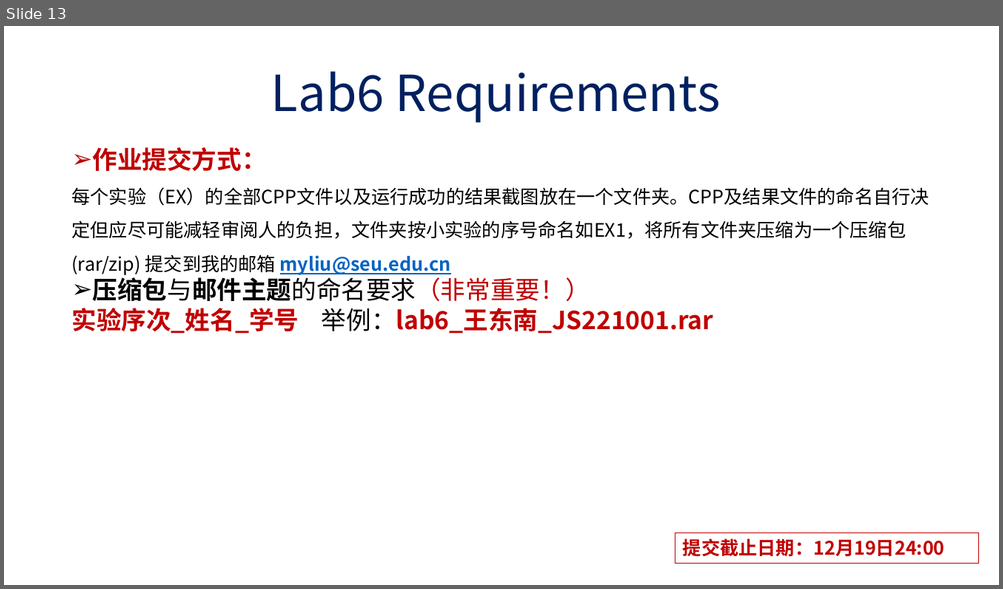
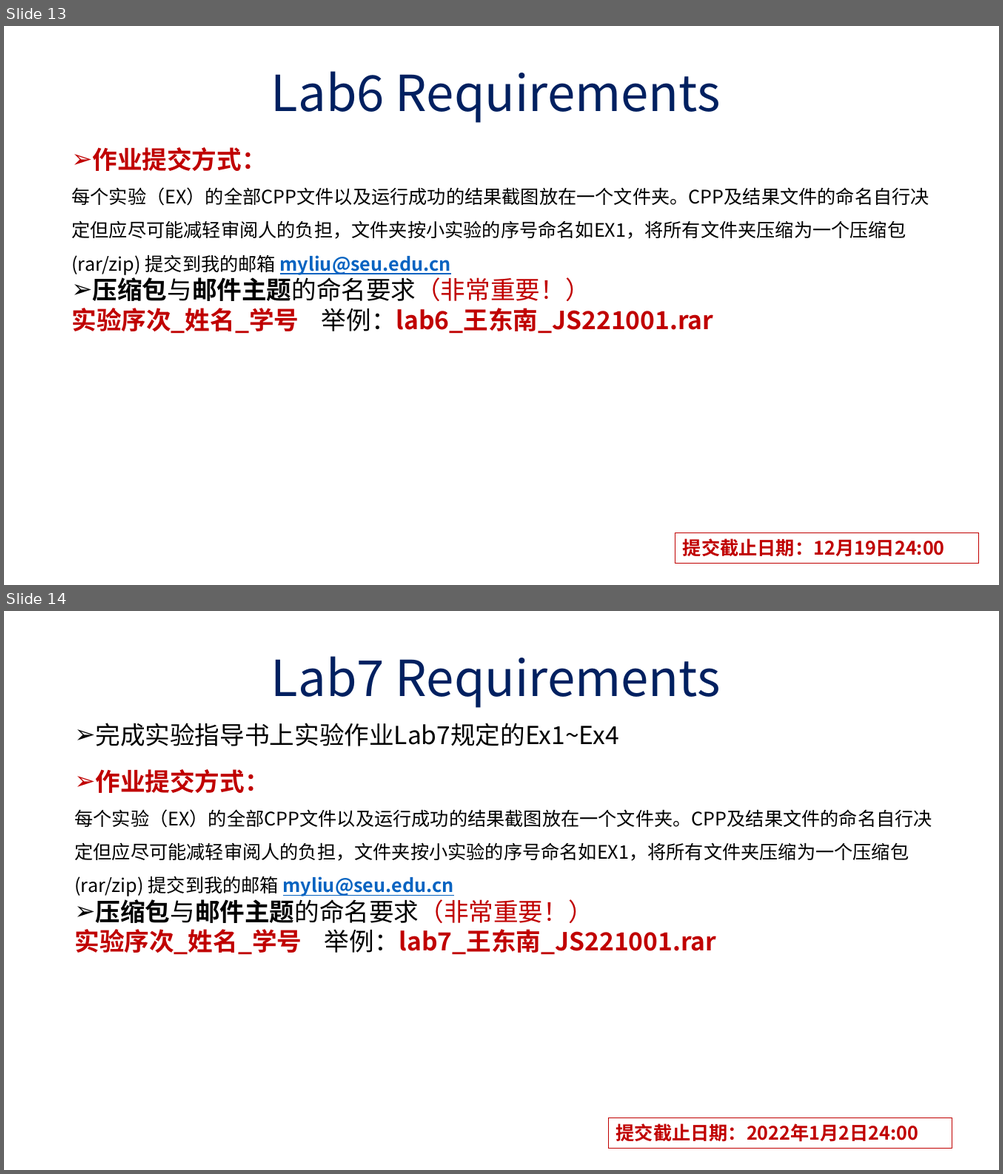
Before and after one commit to liu-mengyang/cppTA-2021fall, a slide deck: labs requirements.pptx. Shown one above the other, each under a label of ours: slide 13 before the commit, slides 13 and 14 after it. The pictures are 1003x589 and 1003x1174 pixels, drawn with LibreOffice and Linux fonts; fonts in the diff are those of the drawing. Boxes give left, top, right and bottom in pixels: in the first picture for what was removed or moved away, otherwise in the second. Text is boxed around its words. In the diff, an @@ line names an element or a change of style, - is before the commit and + after.

```diff
--- a/labs requirements.pptx
+++ b/labs requirements.pptx
@@ slide 14 added at (4,611,999,1170), background #FFFFFF @@
@@ text added at (271,656,720,708), 48 pt, text #002060 @@
+Lab7 Requirements
@@ text added at (96,723,619,746), 24 pt, text #000000 @@
+➢ 完成实验指导书上实验作业Lab7规定的Ex1~Ex4
@@ text added at (74,769,931,955), 18 pt, text #000000 @@
+➢ 作业提交方式：
+  每个实验（EX）的全部CPP文件以及运行成功的结果截图放在一个文件夹。CPP及结果文件的命名自行决定但应尽可能减轻审阅人的负担，文件夹按小实验的序号命名如EX1，将所有文件夹压缩为一个压缩包 (rar/zip) 提交到我的邮箱 myliu@seu.edu.cn
+➢ 压缩包与邮件主题的命名要求（非常重要！）
+实验序次_姓名_学号 举例：lab7_王东南_JS221001.rar
@@ rectangle added at (609,1119,952,1148), outline #C00000 0.75 pt, 18 pt, text #C00000, bold @@
+提交截止日期：2022年1月2日24:00
```
Also in this commit, not shown: 4 other files.
